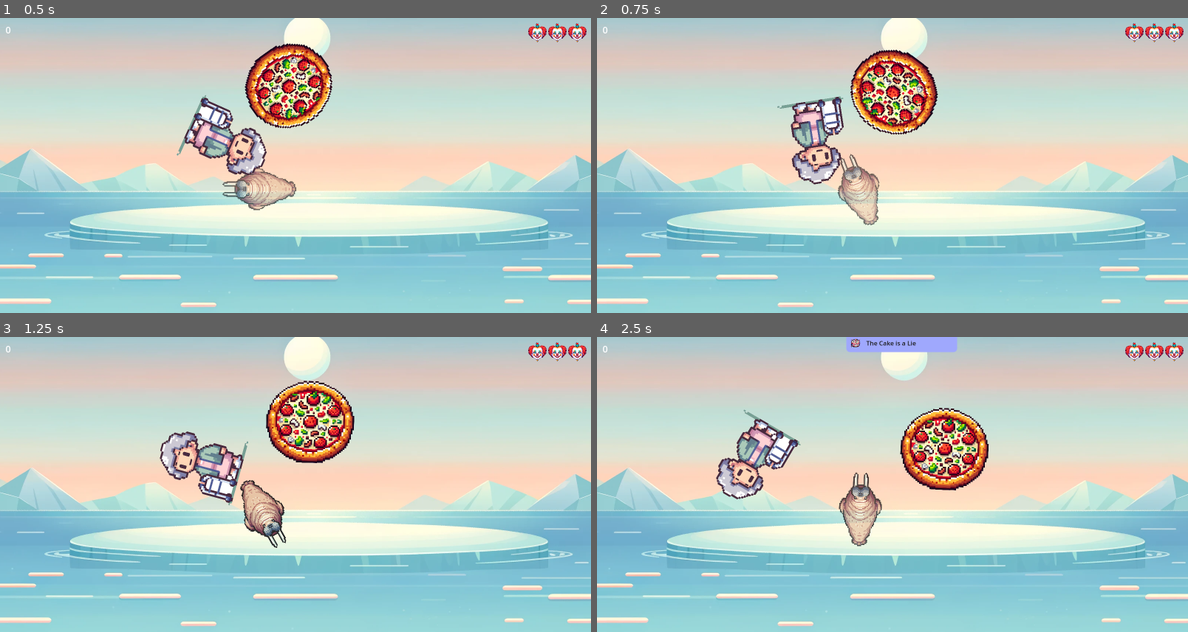
Above: before the commit, frames 1-4 (two rows, left to right).
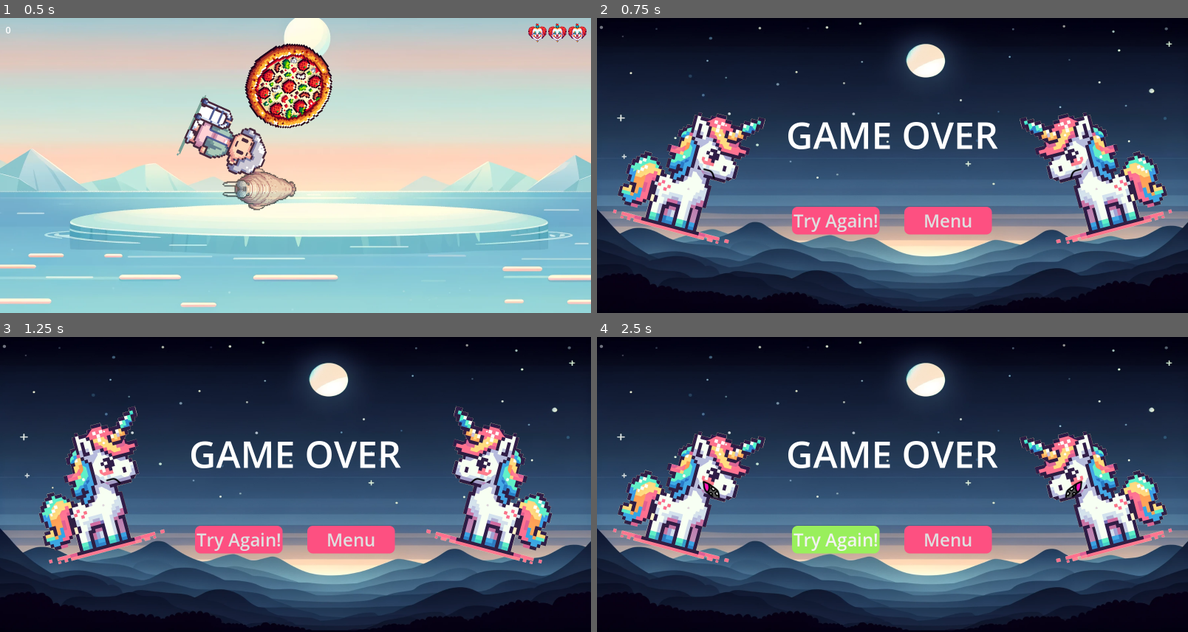
Above: after the commit, the same moments.

Repository: bytedev-code/the-sad-unicorn
Game: Godot game, scene res://game.tscn
The game is run twice, just before and just after one commit, with the same random seed, the same clock (stepped at 60 frames per second) and the same inputs.
Inputs (mouse positions are in pixels of both pictures, inside the frame that each line leads up to):
- Up to frame 1 (0.5 s): no input
- Up to frame 2 (0.75 s): hold D (player_rotate_right) from 0.53 s (still down); hold T from 0.53 s (still down)
- Up to frame 3 (1.25 s): keep holding D (player_rotate_right); keep holding T; tap O at 0.8 s
- Up to frame 4 (2.5 s): release D (player_rotate_right) at 1.25 s; release T at 1.25 s; click (833, 540) at 1.25 s, where only the run after the commit has a clickable "Try Again!"; hold A (player_rotate_left) from 2.03 s (still down); tap O at 2.1 s; tap T at 2.3 s

Frame 1 is identical in both runs. In frame 2, 100% of the frame differs, in the area x 0-100%, y 0-100%; in frame 3, 100%; in frame 4, 100%.
Error in both runs: Invalid access to property or key 'game' on a base object of type 'Dictionary'. (res://achivements/scripts/achivements.gd:18)

Commit message:
Connecting Signals

Diff:
--- a/blueprints/enemies/banana.tscn
+++ b/blueprints/enemies/banana.tscn
@@ -1,9 +1,8 @@
-[gd_scene load_steps=6 format=3 uid="uid://bkwl4fvfty4nq"]
+[gd_scene load_steps=5 format=3 uid="uid://bkwl4fvfty4nq"]
 
 [ext_resource type="Script" path="res://enemy.gd" id="1_pvyua"]
 [ext_resource type="Texture2D" uid="uid://dhi4rtdbmtggy" path="res://assets/enemies/banana.png" id="2_467fq"]
 [ext_resource type="PackedScene" path="res://audio_player.tscn" id="4_yqvl4"]
-[ext_resource type="AudioStream" uid="uid://d1q71hx4epq0n" path="res://assets/sounds/bell.mp3" id="5_t10vm"]
 
 [sub_resource type="CapsuleShape2D" id="CapsuleShape2D_pm8kl"]
 radius = 44.6178
@@ -22,6 +21,5 @@
 texture = ExtResource("2_467fq")
 
 [node name="AudioPlayer" parent="." instance=ExtResource("4_yqvl4")]
-stream1 = ExtResource("5_t10vm")
 
 [connection signal="body_entered" from="." to="." method="_on_collide"]
--- a/blueprints/enemies/bee_queen.tscn
+++ b/blueprints/enemies/bee_queen.tscn
@@ -1,10 +1,9 @@
-[gd_scene load_steps=7 format=3 uid="uid://bbrec76wuqjut"]
+[gd_scene load_steps=6 format=3 uid="uid://bbrec76wuqjut"]
 
 [ext_resource type="Script" path="res://enemy.gd" id="1_e2ucn"]
 [ext_resource type="PackedScene" uid="uid://c67uguh53333i" path="res://blueprints/enemies/honey.tscn" id="2_ah7fu"]
-[ext_resource type="Texture2D" uid="uid://c28w7lv3ml6dc" path="res://assets/enemies/bee_queen.png" id="3_ejsan"]
+[ext_resource type="Texture2D" uid="uid://beax6bqsqx4ow" path="res://assets/enemies/bee_queen.png" id="3_ejsan"]
 [ext_resource type="PackedScene" path="res://audio_player.tscn" id="4_w4mdp"]
-[ext_resource type="AudioStream" uid="uid://d1q71hx4epq0n" path="res://assets/sounds/bell.mp3" id="5_bursb"]
 
 [sub_resource type="CapsuleShape2D" id="CapsuleShape2D_pm8kl"]
 radius = 19.5
@@ -26,6 +25,5 @@
 texture = ExtResource("3_ejsan")
 
 [node name="AudioPlayer" parent="." instance=ExtResource("4_w4mdp")]
-stream1 = ExtResource("5_bursb")
 
 [connection signal="body_entered" from="." to="." method="_on_collide"]
--- a/blueprints/enemies/cat.tscn
+++ b/blueprints/enemies/cat.tscn
@@ -1,9 +1,8 @@
-[gd_scene load_steps=6 format=3 uid="uid://dcp2buq6hvuik"]
+[gd_scene load_steps=5 format=3 uid="uid://dcp2buq6hvuik"]
 
 [ext_resource type="Script" path="res://enemy.gd" id="1_y7b4d"]
-[ext_resource type="Texture2D" uid="uid://pfno3yos7mx3" path="res://assets/enemies/slepping_cat.png" id="2_wl8y1"]
+[ext_resource type="Texture2D" uid="uid://ev0wgd63vf06" path="res://assets/enemies/slepping_cat.png" id="2_wl8y1"]
 [ext_resource type="PackedScene" path="res://audio_player.tscn" id="4_8wbhj"]
-[ext_resource type="AudioStream" uid="uid://d1q71hx4epq0n" path="res://assets/sounds/bell.mp3" id="5_hyaby"]
 
 [sub_resource type="CapsuleShape2D" id="CapsuleShape2D_qgc2e"]
 radius = 46.415
@@ -24,6 +23,5 @@
 texture = ExtResource("2_wl8y1")
 
 [node name="AudioPlayer" parent="." instance=ExtResource("4_8wbhj")]
-stream1 = ExtResource("5_hyaby")
 
 [connection signal="body_entered" from="." to="." method="_on_collide"]
--- a/blueprints/enemies/cat_woman.tscn
+++ b/blueprints/enemies/cat_woman.tscn
@@ -1,10 +1,9 @@
-[gd_scene load_steps=7 format=3 uid="uid://dyo32b0ios53i"]
+[gd_scene load_steps=6 format=3 uid="uid://dyo32b0ios53i"]
 
 [ext_resource type="Script" path="res://enemy.gd" id="1_47w8w"]
 [ext_resource type="PackedScene" uid="uid://dcp2buq6hvuik" path="res://blueprints/enemies/cat.tscn" id="2_we7ij"]
-[ext_resource type="Texture2D" uid="uid://dobwrcxptdcf4" path="res://assets/enemies/cat_woman.png" id="3_j24jy"]
+[ext_resource type="Texture2D" uid="uid://dh444grr1844m" path="res://assets/enemies/cat_woman.png" id="3_j24jy"]
 [ext_resource type="PackedScene" path="res://audio_player.tscn" id="4_kftta"]
-[ext_resource type="AudioStream" uid="uid://d1q71hx4epq0n" path="res://assets/sounds/bell.mp3" id="5_216dc"]
 
 [sub_resource type="CapsuleShape2D" id="CapsuleShape2D_vedpw"]
 radius = 55.5
@@ -25,6 +24,5 @@
 texture = ExtResource("3_j24jy")
 
 [node name="AudioPlayer" parent="." instance=ExtResource("4_kftta")]
-stream1 = ExtResource("5_216dc")
 
 [connection signal="body_entered" from="." to="." method="_on_collide"]
--- a/blueprints/enemies/chocolate.tscn
+++ b/blueprints/enemies/chocolate.tscn
@@ -1,9 +1,8 @@
-[gd_scene load_steps=6 format=3 uid="uid://cdq72aw58l7da"]
+[gd_scene load_steps=5 format=3 uid="uid://cdq72aw58l7da"]
 
 [ext_resource type="Script" path="res://enemy.gd" id="1_ku8ro"]
 [ext_resource type="Texture2D" uid="uid://dk870giee54eu" path="res://assets/enemies/chocolate_bar.png" id="2_0e3sa"]
 [ext_resource type="PackedScene" path="res://audio_player.tscn" id="3_kp2ba"]
-[ext_resource type="AudioStream" uid="uid://d1q71hx4epq0n" path="res://assets/sounds/bell.mp3" id="4_ovjgl"]
 
 [sub_resource type="RectangleShape2D" id="RectangleShape2D_chy0a"]
 size = Vector2(138.2, 104.799)
@@ -16,7 +15,6 @@
 [node name="CollisionShape2D" type="CollisionShape2D" parent="."]
 position = Vector2(3.5, 5.5)
 rotation = 2.38759
-scale = Vector2(1, 1)
 shape = SubResource("RectangleShape2D_chy0a")
 
 [node name="Sprite2D" type="Sprite2D" parent="."]
@@ -24,6 +22,5 @@
 texture = ExtResource("2_0e3sa")
 
 [node name="AudioPlayer" parent="." instance=ExtResource("3_kp2ba")]
-stream1 = ExtResource("4_ovjgl")
 
 [connection signal="body_entered" from="." to="." method="_on_collide"]
--- a/boss.gd
+++ b/boss.gd
@@ -28,6 +28,8 @@
 		on_death.emit(SCORE)
 		$Sprite2D.set_texture(DEATH_TEXTURE)
 		_stop = true
+		await get_tree().create_timer(1.0).timeout # waits for 1 second
+		on_death.emit(0, self.name)
 
 
 
--- a/enemy.gd
+++ b/enemy.gd
@@ -2,7 +2,7 @@
 extends RigidBody2D
 
 signal on_split(blueprint: PackedScene, number: int, position: Vector2)
-signal on_death(score: int)
+signal on_death(score: int, enemy:String)
 signal on_collide()
 signal on_hit()
 signal on_shoot()
@@ -62,7 +62,7 @@
 		if SPLIT_INTO:
 			on_split.emit(SPLIT_INTO, SPLIT_NUMBER, position)
 
-		on_death.emit(SCORE)
+		on_death.emit(SCORE, self.name)
 		queue_free()
 
 func _on_collide(node: Node):
--- a/game.gd
+++ b/game.gd
@@ -3,7 +3,7 @@
 signal on_gamestart(mode: String)
 signal on_gamelost(mode: String)
 signal on_gamewon(mode: String)
-signal on_score_changed(score: int)
+signal on_score_changed(score: int, enemy:String)
 
 @export var enemy_blueprints: Array[PackedScene] = []
 @export var unicorn_blueprint: PackedScene = null
@@ -13,6 +13,7 @@
 var rng = RandomNumberGenerator.new()
 var _score = 0
 var _unicorn_spawned = false
+var mode = "default"
 
 # Called when the node enters the scene tree for the first time.
 func _ready():
@@ -55,11 +56,13 @@
 		split_enemy.setup(start_pos)
 		_add_enemy(split_enemy)
 
-func _on_enemy_death(score: int):
+func _on_enemy_death(score: int, name:String):
 	_score += score
-	on_score_changed.emit(_score)
+	on_score_changed.emit(_score, name)
 	if _score > BOSS_SCORE_THRESHOLD and not _unicorn_spawned:
 		_spawn_unicorn()
+	if name == unicorn_blueprint._bundled["names"][0]:
+		on_gamewon.emit(mode)
 
-func _on_lost():
-	on_gamelost.emit("default")
+func _on_lost(enemy:String):
+	on_gamelost.emit(mode)
--- a/game.tscn
+++ b/game.tscn
@@ -48,5 +48,7 @@
 
 [connection signal="on_gamelost" from="." to="CanvasLayer/Hud" method="gameLost"]
 [connection signal="on_gamewon" from="." to="CanvasLayer/Hud" method="gameWon"]
-[connection signal="on_score_changed" from="." to="CanvasLayer/Hud" method="setScore"]
-[connection signal="on_damage" from="player" to="CanvasLayer/Hud" method="setHealth"]
+[connection signal="on_score_changed" from="." to="CanvasLayer/Hud" method="enemyDeath"]
+[connection signal="on_damage" from="player" to="CanvasLayer/Hud" method="damageTaken"]
+[connection signal="on_lost" from="player" to="." method="_on_lost"]
+[connection signal="on_lost" from="player" to="CanvasLayer/Hud" method="death"]
--- a/player.gd
+++ b/player.gd
@@ -1,9 +1,9 @@
 class_name Player
 extends CharacterBody2D
 
-signal on_damage(hp: int)
+signal on_damage(hp: int, enemy: String)
 signal on_shoot()
-signal on_lost()
+signal on_lost(enemy: String)
 
 @export var SPEED: float = 30.0
 @export var INIT_HP: int = 3
@@ -76,7 +76,7 @@
 	if get_slide_collision_count() > 0 and not _is_invincible:
 		var coll = get_slide_collision(0)
 		if coll.get_collider() is Enemy:
-			deal_damage()
+			deal_damage(coll.get_collider())
 		if coll.get_collider() is Boss:
 			add_impulse(get_direction() * -5)
 
@@ -86,15 +86,15 @@
 	_impulse = impulse
 	_apply_impulse = true
 
-func deal_damage():
+func deal_damage(enemy):
 	_hp -= 1
 	_is_invincible = true
 	InvincibleTimer.start()
 
-	on_damage.emit(_hp)
+	on_damage.emit(_hp, enemy.name)
 
 	if _hp <= 0:
-		on_lost.emit()
+		on_lost.emit(enemy.name)
 
 func _on_invincible_gone():
 	_is_invincible = false
--- a/ui/scripts/hud.gd
+++ b/ui/scripts/hud.gd
@@ -3,6 +3,12 @@
 
 func setMaxHealth(health:int):
 	$health.setMaxHealth(health)
+
+
+
+func damageTaken(health:int, enemy:String):
+	setHealth(health)
+	touchedEnemy(enemy)
 
 func setHealth(health:int):
 	$health.setHealth(health)
@@ -22,9 +28,11 @@
 
 func gameWon(mode: String):
 	$Achivements.gameWon(mode)
+	get_tree().change_scene_to_file("res://win.tscn")
 
 func gameLost(mode: String):
 	$Achivements.gameLost(mode)
+	get_tree().change_scene_to_file("res://loss.tscn")
 
 func death(enemy: String):
 	$Achivements.death(enemy)
--- a/win.tscn
+++ b/win.tscn
@@ -105,9 +105,10 @@
 theme_override_font_sizes/font_size = 48
 theme_override_styles/normal = SubResource("StyleBoxFlat_o7xrk")
 theme_override_styles/hover = SubResource("StyleBoxFlat_7fson")
-text = "Try Again!"
+text = "Again!!!"
 
 [node name="Button2" type="Button" parent="Control"]
+visible = false
 layout_mode = 1
 anchors_preset = 8
 anchor_left = 0.5
Not shown: 1 places in blueprints/enemies/unicorn.tscn that only renumber resources
